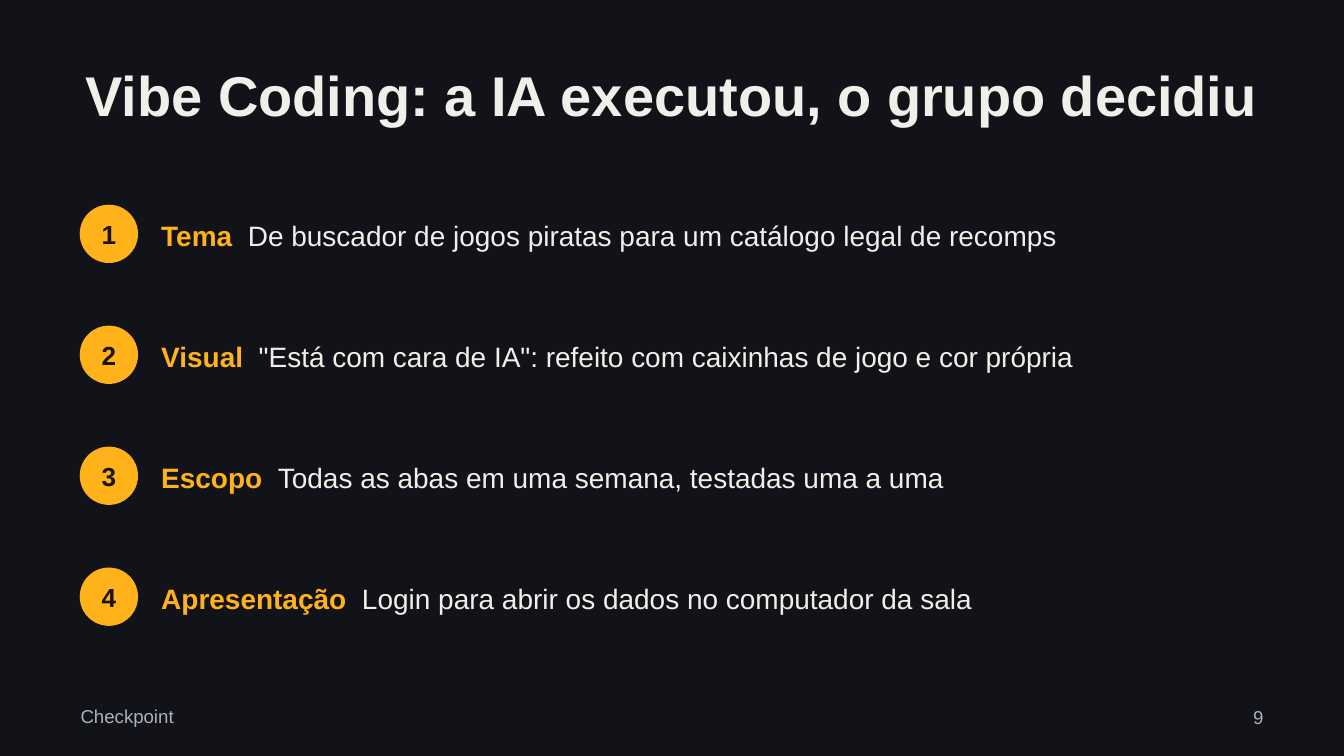
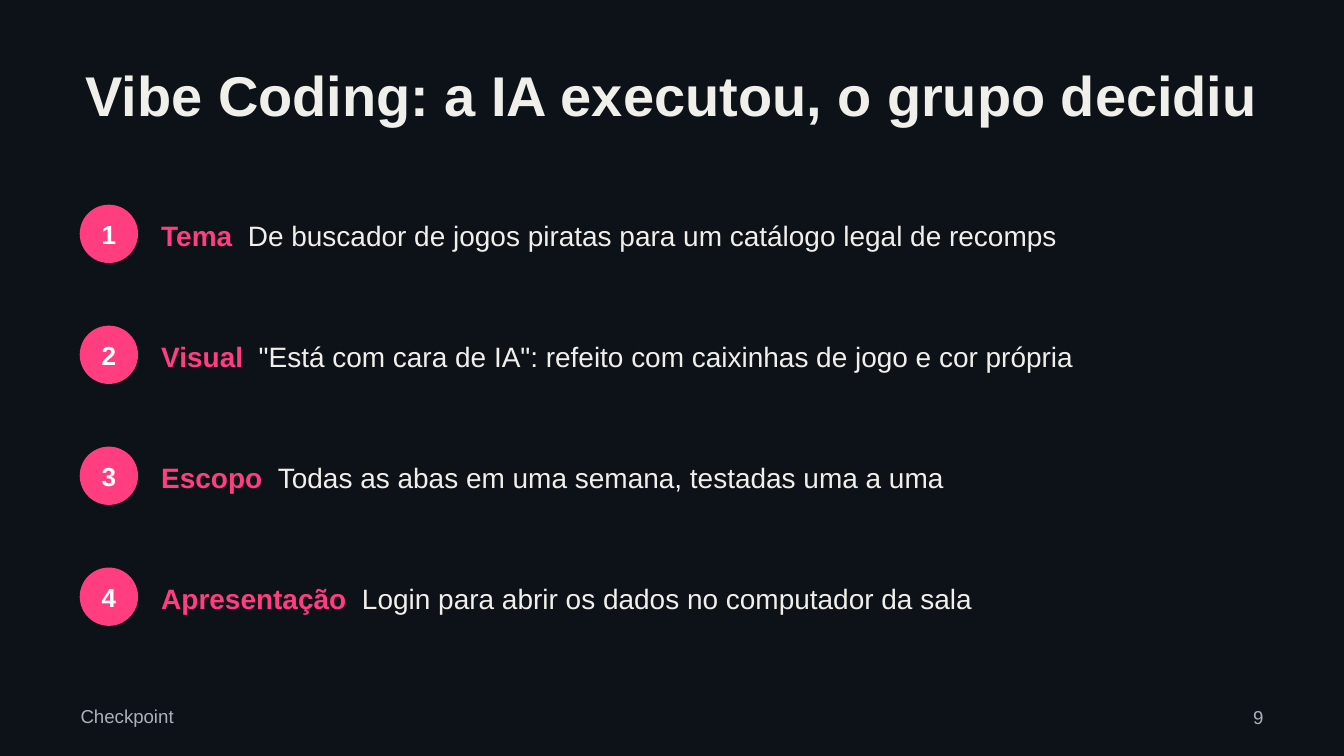
Before and after one commit to Samuel25z/checkpoint, a slide deck: slide 9 of relatorio/Apresentacao-Checkpoint.pptx. Drawn at 1344x756 pixels with LibreOffice and Linux fonts; fonts in the diff are those of the drawing. Boxes give left, top, right and bottom in pixels: in the first picture for what was removed or moved away, otherwise in the second. Text is boxed around its words. In the diff, an @@ line names an element or a change of style, - is before the commit and + after.

```diff
--- a/relatorio/Apresentacao-Checkpoint.pptx
+++ b/relatorio/Apresentacao-Checkpoint.pptx
@@ background #121319 to #0D1219 @@
@@ text "Tema De buscador de jogos ..." at bbox=[161, 225, 1056, 251]: text colour #FFB21A to #FF3D7F in "Tema" @@
@@ text "Visual "Está com cara de ..." at bbox=[161, 346, 1073, 372]: text colour #FFB21A to #FF3D7F in "Visual" @@
@@ text "Escopo Todas as abas em ..." at bbox=[161, 467, 943, 493]: text colour #FFB21A to #FF3D7F in "Escopo" @@
@@ text colour #1A1300 to #FFFFFF in 4 elements at bbox=[102, 226, 117, 244], bbox=[102, 346, 117, 365], bbox=[102, 467, 117, 487], bbox=[102, 589, 117, 607] @@
@@ fill #FFB21A to #FF3D7F; outline #FFB21A 1 pt to #FF3D7F 1 pt in 4 elements at bbox=[81, 206, 137, 262], bbox=[81, 327, 137, 383], bbox=[81, 448, 137, 504], bbox=[81, 569, 137, 625] @@
@@ text "Apresentação Login para abrir os ..." at bbox=[161, 588, 971, 614]: text colour #FFB21A to #FF3D7F in "Apresentação" @@
```
Also in this commit, not shown: 9 other slides changed, 36 other files.
